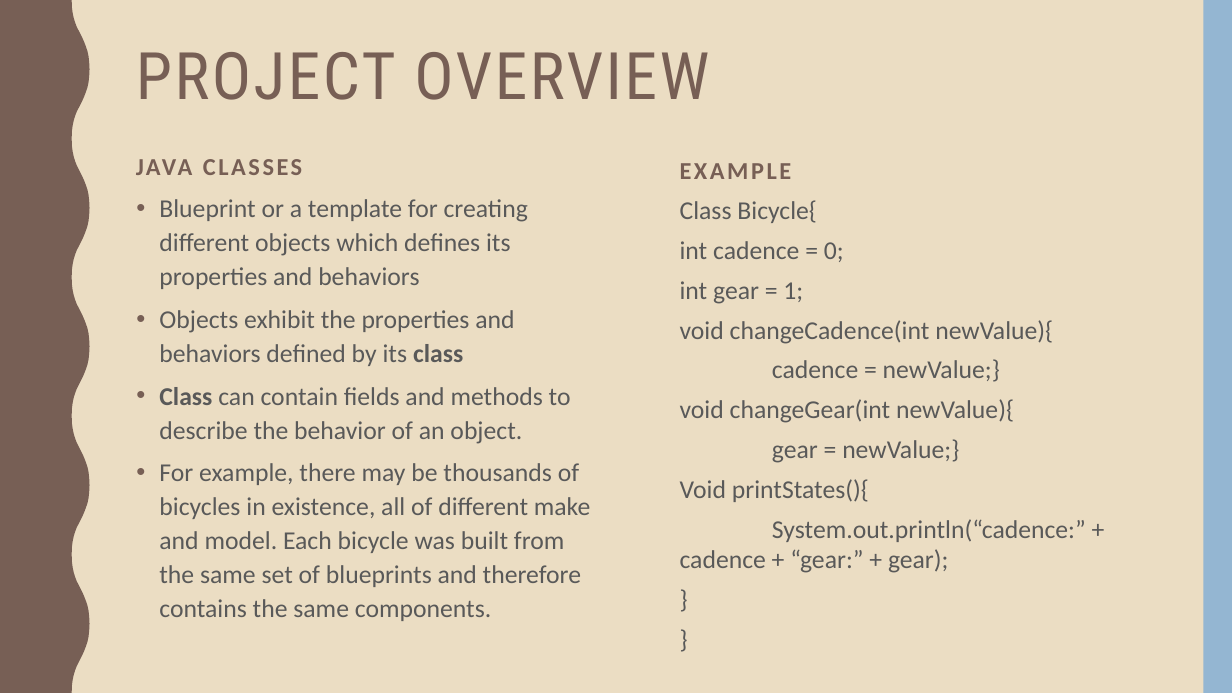
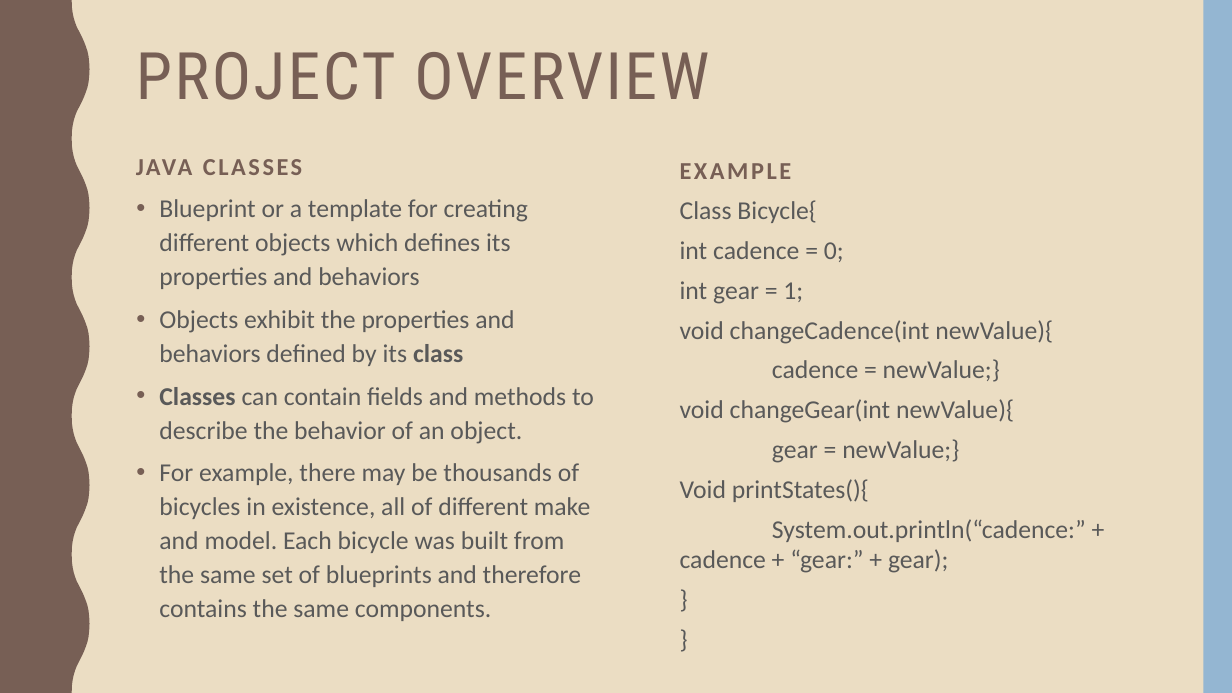
Before and after one commit to TolentinoDev/java_classes_and_methods, a slide deck: slide 4 of Powerpoint Presentation/Presentation.pptx. Drawn at 1232x693 pixels with LibreOffice and Linux fonts; fonts in the diff are those of the drawing. Boxes give left, top, right and bottom in pixels: in the first picture for what was removed or moved away, otherwise in the second. Text is boxed around its words. In the diff, an @@ line names an element or a change of style, - is before the commit and + after.

```diff
--- a/Powerpoint Presentation/Presentation.pptx
+++ b/Powerpoint Presentation/Presentation.pptx
@@ text at [159, 387, 594, 444]: text changed @@
-• Class can contain fields and methods to describe the behavior of an object.
+• Classes can contain fields and methods to describe the behavior of an object.
```
Also in this commit, not shown: 5 other slides changed, 3 slides added, 1 slide removed, 2 other files.
